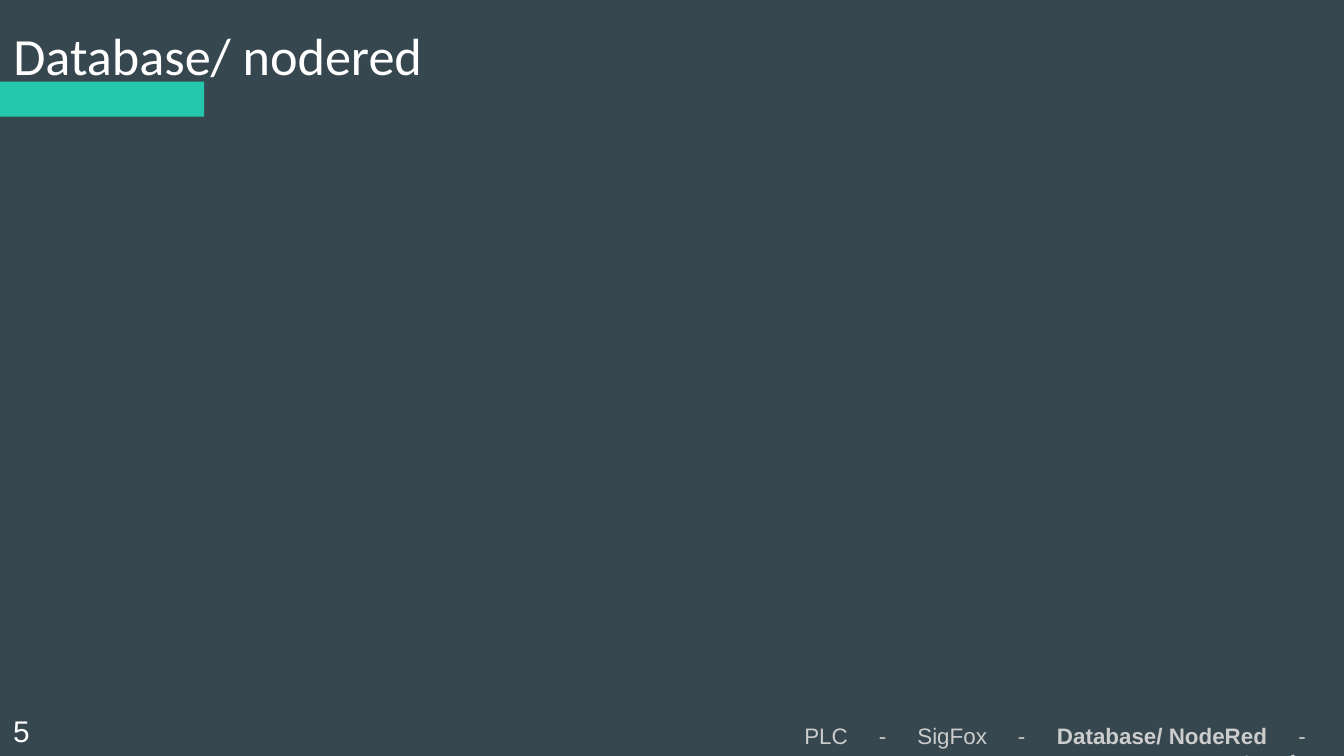
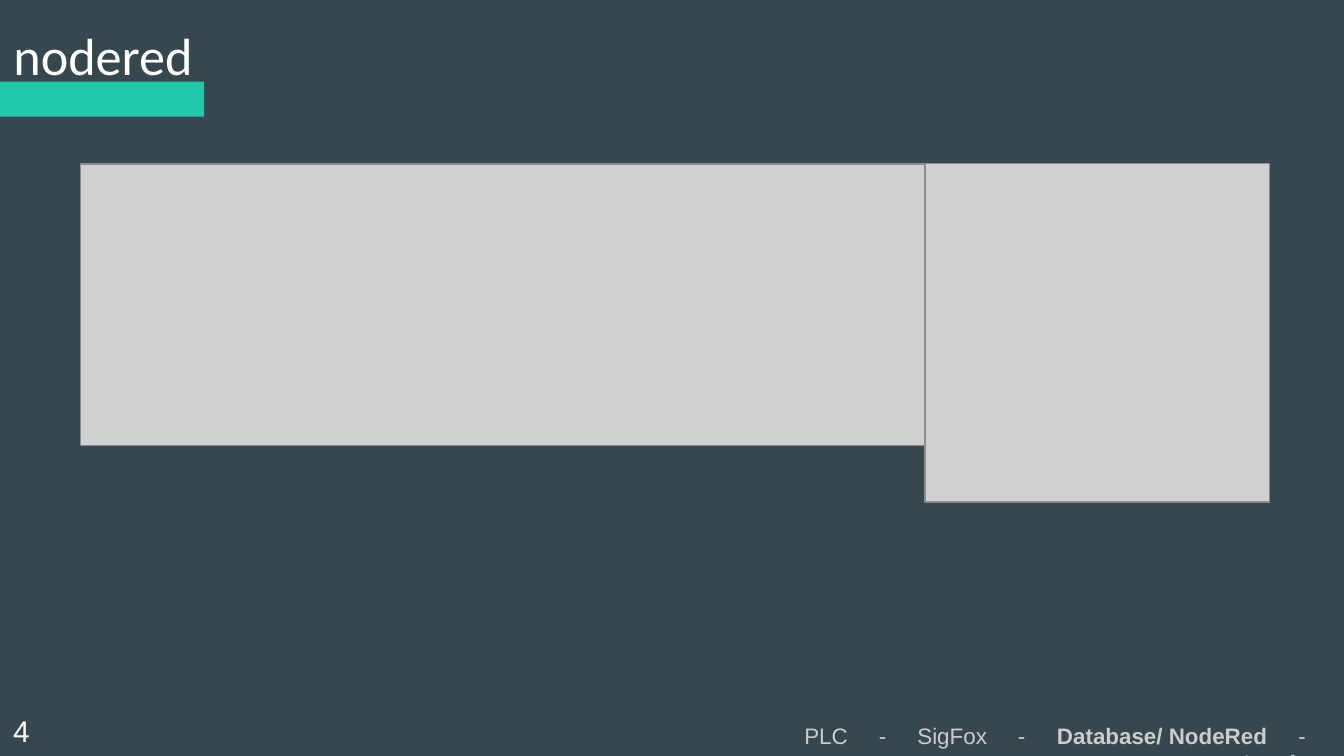
Before and after one commit to Koffiejoe/IA-EnOcean, a slide deck: slide 4 of Presentaties/5Wekelijkse PowerPoint/ppt_enocean.pptx. Drawn at 1344x756 pixels with LibreOffice and Linux fonts; fonts in the diff are those of the drawing; grey boxes stand for pictures. Boxes give left, top, right and bottom in pixels: in the first picture for what was removed or moved away, otherwise in the second. Text is boxed around its words. In the diff, an @@ line names an element or a change of style, - is before the commit and + after.

```diff
--- a/Presentaties/5Wekelijkse PowerPoint/ppt_enocean.pptx
+++ b/Presentaties/5Wekelijkse PowerPoint/ppt_enocean.pptx
@@ title at (13, 38, 192, 87): text changed @@
-Database/ nodered
+nodered
@@ picture added at (81, 164, 931, 446) @@
@@ picture added at (925, 164, 1269, 503) @@
@@ text at (13, 721, 30, 742): text changed @@
-5
+4
```
Also in this commit, not shown: 2 other slides changed, 1 slide removed, 2 other files.
